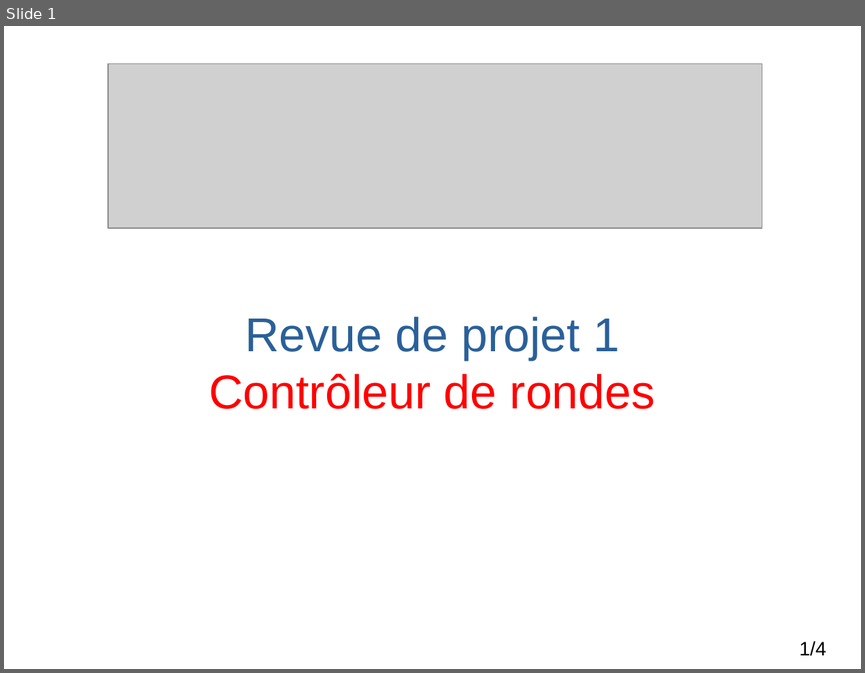
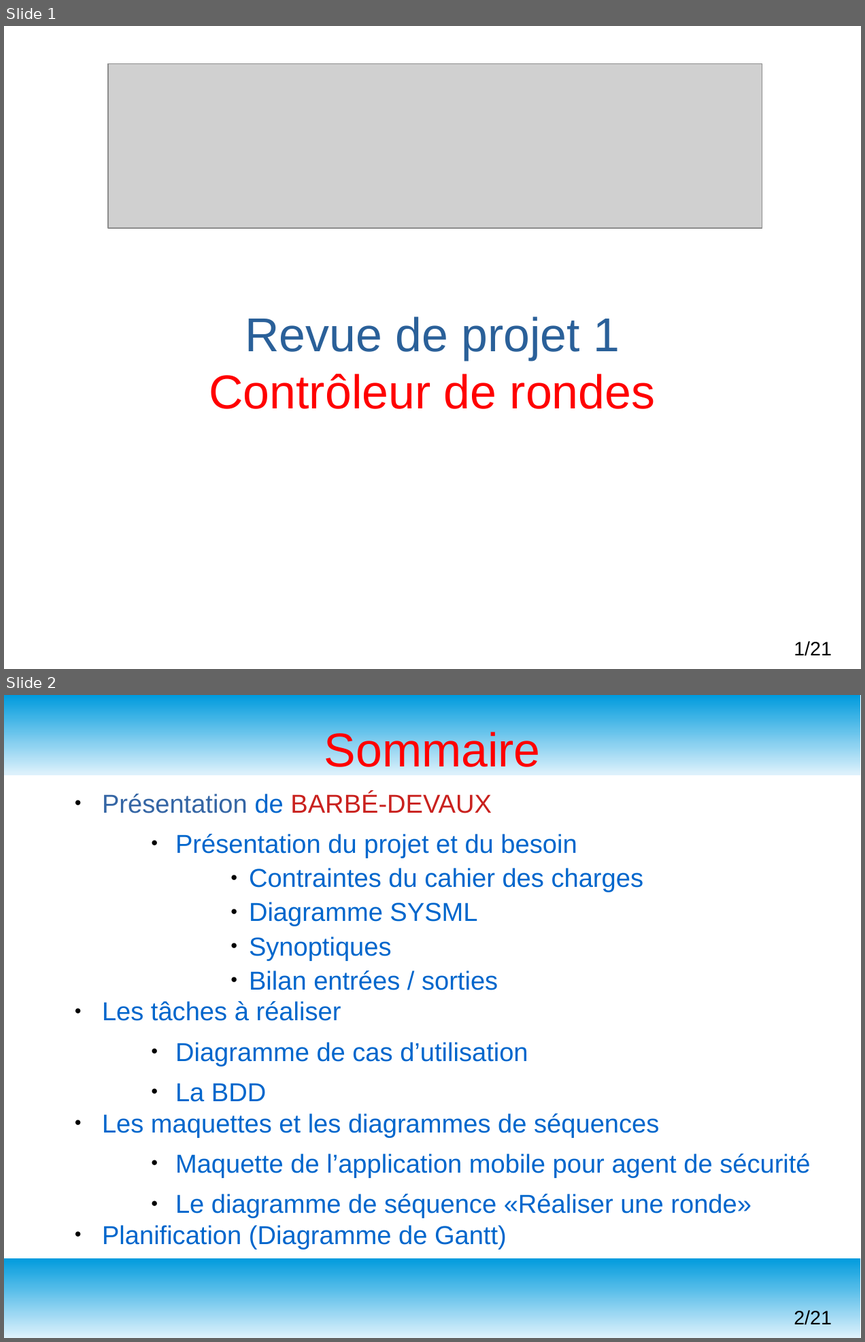
Before and after one commit to msoulard/ControleurDeRondes, a slide deck: Maëva/Diapo Revue 1.odp. Shown one above the other, each under a label of ours: slide 1 before the commit, slides 1 and 2 after it. The pictures are 865x673 and 865x1342 pixels, drawn with LibreOffice and Linux fonts; fonts in the diff are those of the drawing; grey boxes stand for pictures; background and template pictures are left out. Boxes give left, top, right and bottom in pixels: in the first picture for what was removed or moved away, otherwise in the second. Text is boxed around its words. In the diff, an @@ line names an element or a change of style, - is before the commit and + after.

```diff
--- a/Maëva/Diapo Revue 1.odp
+++ b/Maëva/Diapo Revue 1.odp
@@ slide 2 added at <box>4,695,861,1338</box>, background #FFFFFF @@
@@ rectangle added at <box>4,695,861,775</box>, fill gradient #DFF2FC to #009BDD @@
@@ title added at <box>324,728,541,775</box>, 44 pt, text #FF0000 @@
+Sommaire
@@ text added at <box>102,792,810,1249</box>, 24 pt, text #0066CC @@
+● Présentation de BARBÉ-DEVAUX
+    ● Présentation du projet et du besoin
+        ● Contraintes du cahier des charges
+        ● Diagramme SYSML
+        ● Synoptiques
+        ● Bilan entrées / sorties
+● Les tâches à réaliser
+    ● Diagramme de cas d’utilisation
+    ● La BDD
+● Les maquettes et les diagrammes de séquences
+    ● Maquette de l’application mobile pour agent de sécurité
+    ● Le diagramme de séquence «Réaliser une ronde»
+● Planification (Diagramme de Gantt)
@@ rectangle added at <box>4,1258,861,1338</box>, fill gradient #DFF2FC to #009BDD @@
@@ page number added at <box>793,1310,832,1325</box>, 18 pt, text #000000 @@
+2/21
@@ page number at <box>793,641,832,656</box>: text changed @@
-1/4
+1/21
```
Also in this commit, not shown: 19 other slides added, 3 slides removed, 4 other files.
